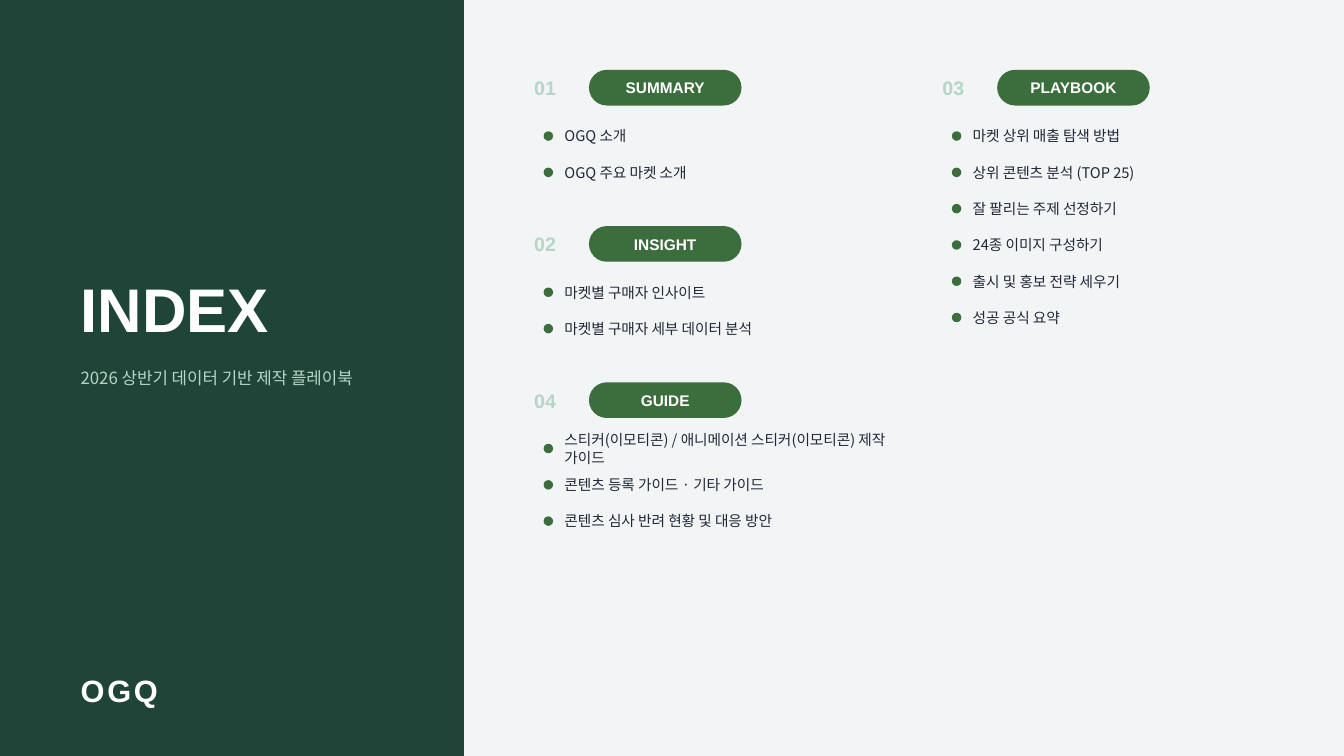
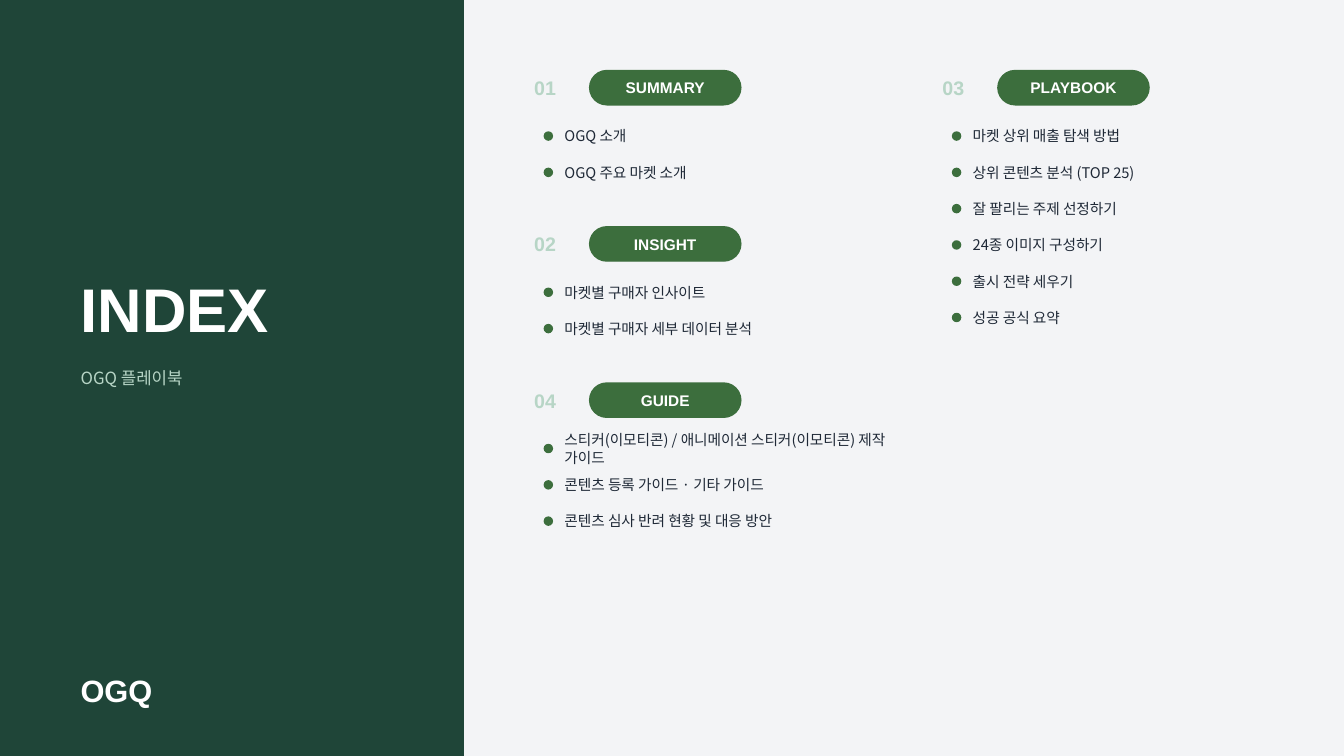
Before and after one commit to loveet3-hue/ogq-banner-generator, a slide deck: slide 2 of playbook/template_v2.pptx. Drawn at 1344x756 pixels with LibreOffice and Linux fonts; fonts in the diff are those of the drawing. Boxes give left, top, right and bottom in pixels: in the first picture for what was removed or moved away, otherwise in the second. Text is boxed around its words. In the diff, an @@ line names an element or a change of style, - is before the commit and + after.

```diff
--- a/playbook/template_v2.pptx
+++ b/playbook/template_v2.pptx
@@ text at bbox=[973, 275, 1073, 288]: text changed @@
-출시 및 홍보 전략 세우기
+출시 전략 세우기
@@ text at bbox=[81, 370, 183, 387]: text changed @@
-2026 상반기 데이터 기반 제작 플레이북
+OGQ 플레이북
@@ text "OGQ" at bbox=[81, 680, 153, 708]: letter spacing 2 to 0 pt @@
```
Also in this commit, not shown: 38 other slides changed, 6 other files.
